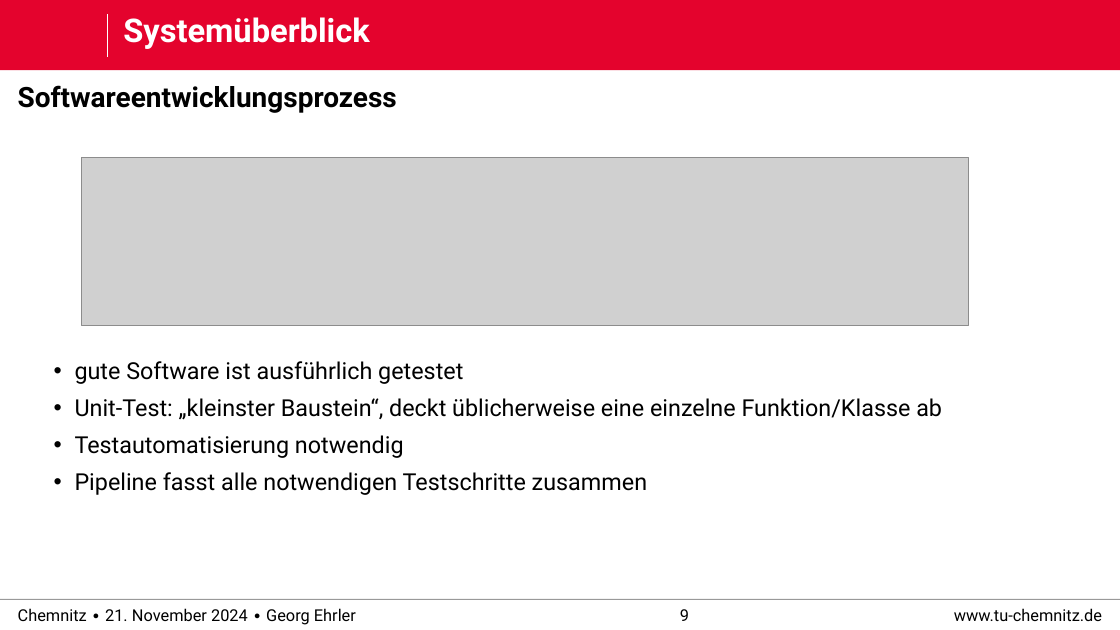
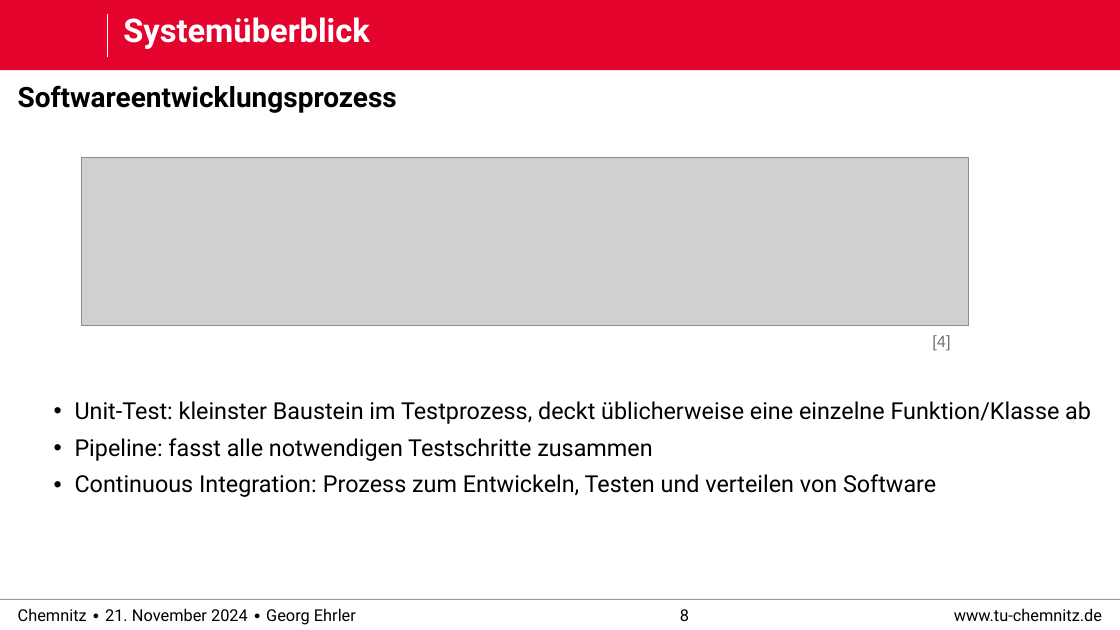
Before and after one commit to derEhrler/ACSDthesis_edited, a slide deck: slide 8 of defense/praktikum_defense.pptx (slide 9 before the commit). Drawn at 1120x630 pixels with LibreOffice and Linux fonts; fonts in the diff are those of the drawing; grey boxes stand for pictures; background and template pictures are left out. Boxes give left, top, right and bottom in pixels: in the first picture for what was removed or moved away, otherwise in the second. Text is boxed around its words. In the diff, an @@ line names an element or a change of style, - is before the commit and + after.

Commit message:
Version: test zu moreno

```diff
--- a/defense/praktikum_defense.pptx
+++ b/defense/praktikum_defense.pptx
@@ text added at [932, 335, 950, 351], 14 pt, text #767171 @@
+[4]
@@ text at [75, 401, 1091, 497]: text changed @@
-• gute Software ist ausführlich getestet
-• Unit-Test: „kleinster Baustein“, deckt üblicherweise eine einzelne Funktion/Klasse ab
-• Testautomatisierung notwendig
-• Pipeline fasst alle notwendigen Testschritte zusammen
+• Unit-Test: kleinster Baustein im Testprozess, deckt üblicherweise eine einzelne Funktion/Klasse ab
+• Pipeline: fasst alle notwendigen Testschritte zusammen
+• Continuous Integration: Prozess zum Entwickeln, Testen und verteilen von Software
@@ page number at [680, 609, 689, 621]: text changed @@
-9
+8
```
Also in this commit, not shown: 12 other slides changed, 5 slides added, 5 slides removed, 7 other files.
